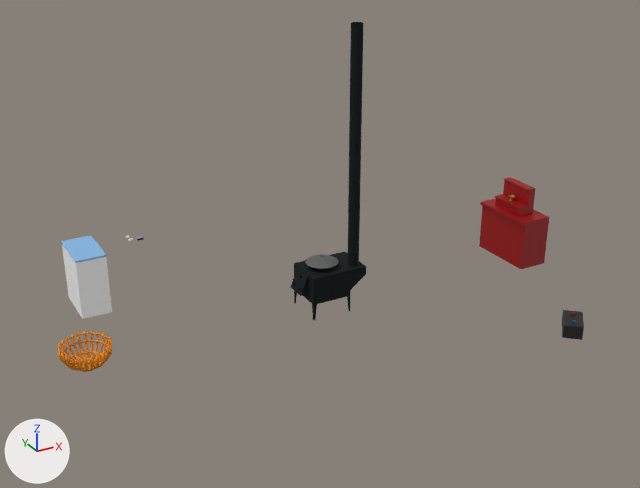
Before and after pictures for a commit that changed the Blender file Assets/3 Models/ger.blend.
One viewpoint serves both versions: a 50 mm lens placed at (-6.38, -11.54, 5.96), pointed at (-0.23, -0.36, 0.37). Every picture has the same lights, and +X, +Y and +Z are marked at lower left. The older version comes first.

Names of what the first picture shows: 'Awdar.001', 'Fridge', 'Fridge.001', 'Shuugee', 'Sphere', 'Tag', 'Zuuh' and 3 more.
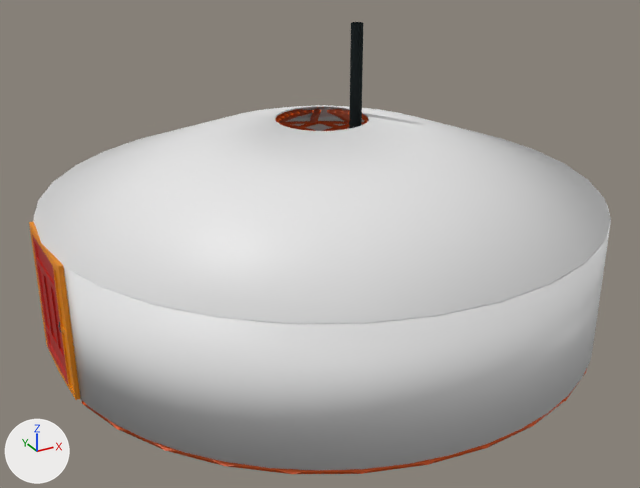
Diff of the bpy script that builds the scene:
```diff
--- a/Assets/3 Models/ger.blend.py
+++ b/Assets/3 Models/ger.blend.py
@@ img_gemini_generated_image_pkd30kpkd30kpkd3_png @@
+img_gemini_generated_image_pkd30kpkd30kpkd3_png = load_image('Gemini_Generated_Image_pkd30kpkd30kpkd3.png', 'Textures/Gemini_Generated_Image_pkd30kpkd30kpkd3.png', 1024, 1024, 'sRGB')
@@ img_gemini_generated_image_8ogvfz8ogvfz8ogv_png @@
+img_gemini_generated_image_8ogvfz8ogvfz8ogv_png = load_image('Gemini_Generated_Image_8ogvfz8ogvfz8ogv.png', 'Textures/Gemini_Generated_Image_8ogvfz8ogvfz8ogv.png', 1024, 1024, 'sRGB')
@@ mat_awdar @@
 mat_awdar = principled_material('Awdar')
-mat_awdar.base_color = (0.323, 0.0, 0.000875)  # red #9a0003
+mat_awdar.texture = img_gemini_generated_image_8ogvfz8ogvfz8ogv_png
@@ mat_awdar_001 @@
+mat_awdar_001 = principled_material('Awdar.001')
+mat_awdar_001.texture = img_gemini_generated_image_pkd30kpkd30kpkd3_png
@@ me_cube_008 @@
 # used by ob_shuugee; location = (4.36, 0.0, 0.84); scale = (0.778, 0.778, 0.778)
-me_cube_008.from_pydata(...)  # 32 vertices, 30 faces; spans x -0.701..-0.265, y -0.434..0.434, z -1.038..-0.421
+me_cube_008.from_pydata(...)  # 40 vertices, 38 faces; spans x -0.701..-0.265, y -0.434..0.434, z -1.038..-0.421
+# me_cube_008 part 1
+# 1 face is deleted
+# 8 vertices are added at x -0.448..-0.271, y -0.409..0.409, z -0.801..-0.468
+# 4 new faces join them, mat_awdar_001 (picture img_gemini_generated_image_pkd30kpkd30kpkd3_png)
+# 5 new faces join them, mat_tawiur (picture img_gemini_generated_image_3ugnix3ugnix3ugn_png)
+# me_cube_008 part 2: 29 faces spanning x -0.701..-0.265, y -0.434..0.434, z -1.038..-0.421 switch from mat_awdar (red #9a0003) to mat_awdar_001 (picture img_gemini_generated_image_pkd30kpkd30kpkd3_png)
+me_cube_008.materials.append(mat_tawiur)  # picture img_gemini_generated_image_3ugnix3ugnix3ugn_png
@@ ob_burees @@
 _m = ob_burees.modifiers.new('Solidify', 'SOLIDIFY')
 _m.thickness = 0.03
-ob_burees.hide_set(True)
@@ ob_haalgahuree @@
 ob_haalgahuree.location = (-4.27, 0.0, 0.0)
-ob_haalgahuree.hide_set(True)
@@ ob_haalga @@
 ob_haalga.scale = (0.989, 0.989, 0.989)
-ob_haalga.hide_set(True)
@@ ob_tag @@
 ob_tag.scale = (0.343, 0.343, 0.343)
+ob_tag.hide_set(True)
```

Boxes (x1, y1, x2, y2) around the edits, measured in the pictures (640 x 488 px):
'Burees', shown: after (33, 105, 611, 474)
'Awdar.001', surface changed: (479, 198, 549, 269) in both
'HaalgaHuree', shown (orange): after (29, 222, 80, 400)
'Haalga', shown (red): after (32, 235, 69, 386)
'Shuugee', surface changed: (495, 177, 535, 216) in both
'Tag', hidden: before (305, 254, 338, 269)
part 1 of me_cube_008, built on: before (503, 181, 529, 206)
part 2 of me_cube_008, recoloured (red): before (495, 177, 535, 216)
'Zuuh', unchanged, covered by the edit: before (294, 22, 366, 320); after (349, 22, 363, 129)
'Fridge', unchanged, covered by the edit: before (62, 244, 112, 319)
'Sphere', unchanged, covered by the edit: before (58, 330, 112, 372)
